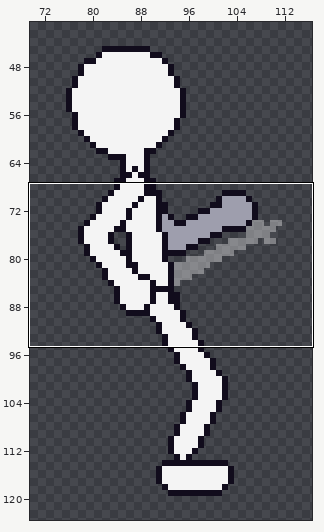
File history of a pixel-art file, art/stickman/fast_hook.aseprite. Above: a wide view before the commit, with the close-up outlined.
Close-up. Before the edit:
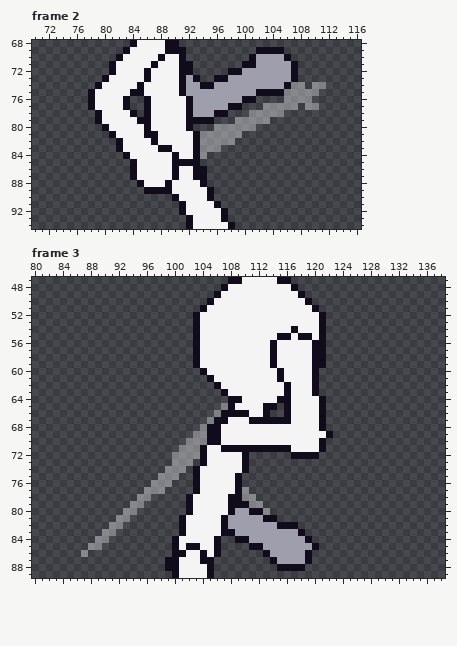
192x128 pixels, 9 frames. Shown: frame 2: x 70..116, y 68..94; frame 3: x 80..138, y 47..89. The wide view leaves out empty margins. The commit also changed other frames or places, which this record leaves out.
Now the later version:
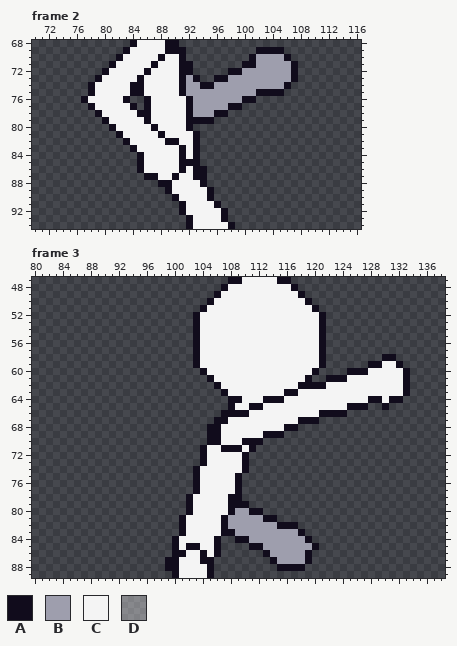
Palette (. is transparent): A #110c1c  B #9e9ead  C #f4f4f4  D #ffffff59
From old to new:
Changed rows in their new state; - is an unchanged pixel.
Frame 2:
first column x 77:
72 ---AC------------------------------
73 --AC----AC-------------------------
74 -AC----A----------------------..-..
75 -----------------------------.....-
76 AC---------------------------....--
77 ------CA------------------.....-..-
78 -------CA---------------.....------
79 --.A----C-------------.....--------
80 ---.A----CA--------......----------
81 ----.A---CCA-----......------------
82 -----.A---C-AA---.....-------------
83 -----..A---CC-A--...---------------
84 ------..A----CA--.-----------------
85 -------.A----C---------------------
86 -------.A----CA--------------------
87 -------..AA------------------------
88 --------...A-----------------------
89 ---------...-----------------------
Frame 3:
first column x 87:
54 ------------------------------C----------------
55 ----------------------------CC-CC--------------
56 ---------------------------C-----C-------------
57 ---------------------------C-----C-------------
58 ---------------------------C-----C---------AA--
59 ---------------------------C-----C-------AACCA-
60 ----------------------------C---------AAACCCCCA
61 ----------------------------C---A.-AAACCCCCCCCA
62 -----------------------------C-AA-ACCCCCCCCCCCA
63 ------------------------------A--CCCCCCCCCCCCCA
64 --------------------------AA-C----CCCCCCCAACAA-
65 --------------------.---AACCCC----CCCCAAA--A---
66 -------------------.------CCCC-----AAA---------
67 ------------------.-----CCCCCC-AAA.------------
68 -----------------.-----------AA....------------
69 ----------------..--------AAA.......-----------
70 ---------------...-----AAA.........------------
71 --------------...------C-..........------------
72 -------------....-------------....-------------
73 -------------...-------------------------------
74 ------------...--------------------------------
75 -----------...---------------------------------
76 ----------...----------------------------------
77 ---------...-----------.-----------------------
78 --------..-------------..----------------------
79 -------..---------------..---------------------
80 ------..------------------.--------------------
81 -----..----------------------------------------
82 ----..-----------------------------------------
83 ---..------------------------------------------
84 --..-------------------------------------------
85 -..--------------------------------------------
86 .----------------------------------------------
Where, in picture pixels (left, top, right, bottom), the same in both close-ups:
changed: (81, 68, 326, 194)
changed: (81, 326, 410, 557)
